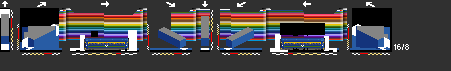
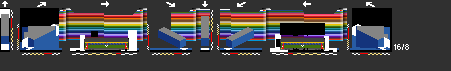
Layered file, before and after one edit (451 × 71). Changes by layer:
added layer "A8" above "A7" over [85, 38, 324, 49]
hid "A7", painted on it over [85, 42, 324, 49]
showed "half" over [85, 38, 324, 49]
hid "full" over [85, 38, 324, 49]
